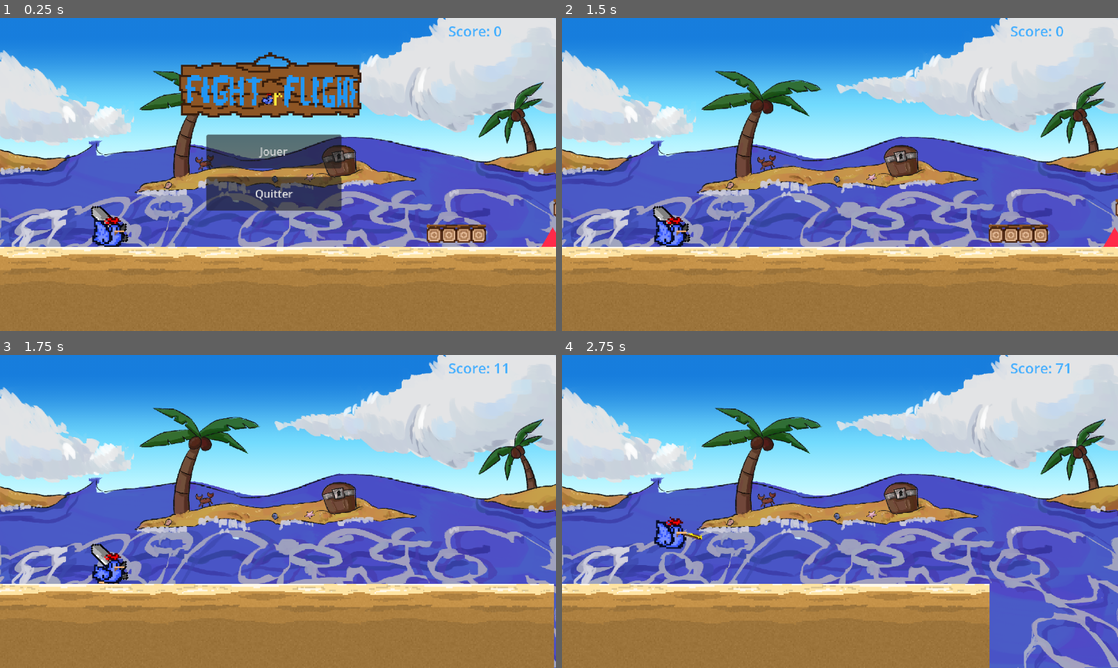
Above: before the commit, frames 1-4 (two rows, left to right).
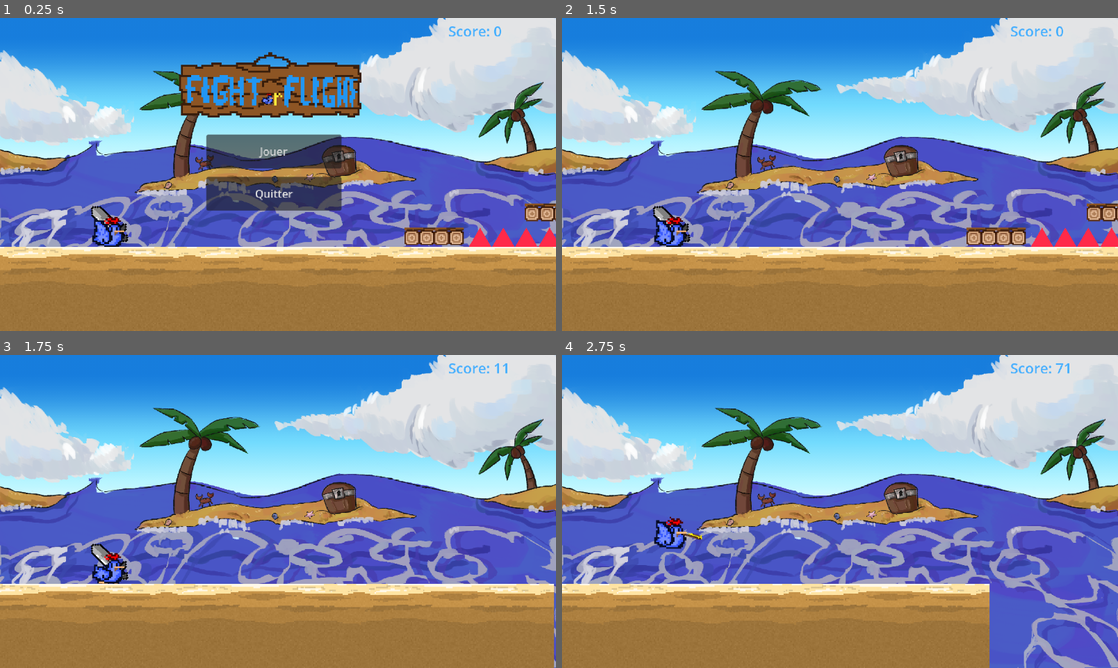
Above: after the commit, the same moments.

Repository: gameking773/FightOrFlightGameJamV
Game: Godot game, scene res://scene/game.tscn
The game is run twice, just before and just after one commit, with the same random seed, the same clock (stepped at 60 frames per second) and the same inputs.
Inputs:
- Up to frame 1 (0.25 s): no input
- Up to frame 2 (1.5 s): click "Jouer" at 0.5 s; tap Enter at 1.25 s; tap W (attack) at 1.35 s
- Up to frame 3 (1.75 s): tap Space (jump) at 1.52 s
- Up to frame 4 (2.75 s): tap E (switch_weapon) at 2.1 s; tap Space (jump) at 2.27 s

The runs differ from the first frame. In frame 1, 1.5% of the frame differs, in the area x 72-100%, y 57-74%; in frame 2, 1.5%; in frame 3, nothing differs; in frame 4, nothing differs.

Commit message:
ajout de nouvelles parcelles

Diff:
--- /dev/null
+++ b/parcelle/sand_parcelle_template10.tscn
@@ -0,0 +1,71 @@
+[gd_scene load_steps=7 format=3 uid="uid://ddrbbmt5a03nc"]
+
+[ext_resource type="Texture2D" uid="uid://bxdp1duccuolm" path="res://texture/texture-sand.png" id="1_72vdx"]
+[ext_resource type="PackedScene" uid="uid://8esgrtfgmebb" path="res://scene/platform.tscn" id="3_h5ey5"]
+[ext_resource type="PackedScene" uid="uid://b5qy1vg1r068x" path="res://scene/spike.tscn" id="3_me8w4"]
+[ext_resource type="PackedScene" uid="uid://c6oq4v6nvex38" path="res://scene/sand_parcelle.tscn" id="4_4ubro"]
+[ext_resource type="PackedScene" uid="uid://iuwkaoutwnvs" path="res://scene/pirate.tscn" id="5_5i48e"]
+
+[sub_resource type="RectangleShape2D" id="RectangleShape2D_wx0f8"]
+size = Vector2(1144, 300)
+
+[node name="sand_parcelle" type="StaticBody2D"]
+position = Vector2(-40, 265)
+
+[node name="Texture-sand" type="Sprite2D" parent="."]
+scale = Vector2(4, 4)
+texture = ExtResource("1_72vdx")
+
+[node name="Texture-sand2" type="Sprite2D" parent="."]
+position = Vector2(572, 0)
+scale = Vector2(4, 4)
+texture = ExtResource("1_72vdx")
+
+[node name="CollisionShape2D" type="CollisionShape2D" parent="."]
+position = Vector2(286, 0)
+shape = SubResource("RectangleShape2D_wx0f8")
+
+[node name="spike" parent="." instance=ExtResource("3_me8w4")]
+position = Vector2(438, -178)
+
+[node name="spike2" parent="." instance=ExtResource("3_me8w4")]
+position = Vector2(372, -178)
+
+[node name="spike3" parent="." instance=ExtResource("3_me8w4")]
+position = Vector2(302, -178)
+
+[node name="spike4" parent="." instance=ExtResource("3_me8w4")]
+position = Vector2(234, -178)
+
+[node name="spike5" parent="." instance=ExtResource("3_me8w4")]
+position = Vector2(505, -178)
+
+[node name="spike6" parent="." instance=ExtResource("3_me8w4")]
+position = Vector2(167, -178)
+
+[node name="spike7" parent="." instance=ExtResource("3_me8w4")]
+position = Vector2(102, -178)
+
+[node name="spike8" parent="." instance=ExtResource("3_me8w4")]
+position = Vector2(38, -178)
+
+[node name="platform" parent="." instance=ExtResource("3_h5ey5")]
+position = Vector2(12, -234)
+scale = Vector2(4, 4)
+
+[node name="platform2" parent="." instance=ExtResource("3_h5ey5")]
+position = Vector2(291, -236)
+scale = Vector2(4, 4)
+
+[node name="sand_parcelle" parent="." instance=ExtResource("4_4ubro")]
+position = Vector2(1140, 0)
+
+[node name="spike9" parent="." instance=ExtResource("3_me8w4")]
+position = Vector2(574, -179)
+
+[node name="platform3" parent="." instance=ExtResource("3_h5ey5")]
+position = Vector2(563, -236)
+scale = Vector2(4, 4)
+
+[node name="pirate" parent="." instance=ExtResource("5_5i48e")]
+position = Vector2(1247, -203)
--- /dev/null
+++ b/parcelle/sand_parcelle_template7.tscn
@@ -0,0 +1,78 @@
+[gd_scene load_steps=9 format=3 uid="uid://y4h7p5icujhs"]
+
+[ext_resource type="Texture2D" uid="uid://bxdp1duccuolm" path="res://texture/texture-sand.png" id="1_m0fso"]
+[ext_resource type="PackedScene" uid="uid://bqkfee7tir1ia" path="res://scene/knight.tscn" id="2_o65ws"]
+[ext_resource type="PackedScene" uid="uid://b5qy1vg1r068x" path="res://scene/spike.tscn" id="3_mvlgk"]
+[ext_resource type="PackedScene" uid="uid://c6oq4v6nvex38" path="res://scene/sand_parcelle.tscn" id="4_b5r2u"]
+[ext_resource type="PackedScene" path="res://scene/sand_parcelle_template.tscn" id="5_782t4"]
+[ext_resource type="PackedScene" uid="uid://8esgrtfgmebb" path="res://scene/platform.tscn" id="6_14xrc"]
+[ext_resource type="PackedScene" uid="uid://iuwkaoutwnvs" path="res://scene/pirate.tscn" id="7_chhr5"]
+
+[sub_resource type="RectangleShape2D" id="RectangleShape2D_wx0f8"]
+size = Vector2(1144, 300)
+
+[node name="sand_parcelle" type="StaticBody2D"]
+position = Vector2(-40, 265)
+
+[node name="Texture-sand" type="Sprite2D" parent="."]
+scale = Vector2(4, 4)
+texture = ExtResource("1_m0fso")
+
+[node name="Texture-sand2" type="Sprite2D" parent="."]
+position = Vector2(572, 0)
+scale = Vector2(4, 4)
+texture = ExtResource("1_m0fso")
+
+[node name="CollisionShape2D" type="CollisionShape2D" parent="."]
+position = Vector2(286, 0)
+shape = SubResource("RectangleShape2D_wx0f8")
+
+[node name="knight" parent="." instance=ExtResource("2_o65ws")]
+position = Vector2(538, -200)
+
+[node name="spike" parent="." instance=ExtResource("3_mvlgk")]
+position = Vector2(267, -180)
+
+[node name="sand_parcelle" parent="." instance=ExtResource("4_b5r2u")]
+position = Vector2(1144, 1)
+
+[node name="sand_parcelle2" parent="." instance=ExtResource("5_782t4")]
+position = Vector2(1714, 1)
+
+[node name="platform" parent="." instance=ExtResource("6_14xrc")]
+position = Vector2(746, -236)
+scale = Vector2(4, 4)
+
+[node name="platform" parent="platform" instance=ExtResource("6_14xrc")]
+position = Vector2(764, -235)
+scale = Vector2(4, 4)
+
+[node name="platform2" parent="." instance=ExtResource("6_14xrc")]
+position = Vector2(1093, -240)
+scale = Vector2(4, 4)
+
+[node name="spike2" parent="." instance=ExtResource("3_mvlgk")]
+position = Vector2(857, -180)
+
+[node name="spike3" parent="." instance=ExtResource("3_mvlgk")]
+position = Vector2(920, -180)
+
+[node name="spike4" parent="." instance=ExtResource("3_mvlgk")]
+position = Vector2(983, -180)
+
+[node name="platform3" parent="." instance=ExtResource("6_14xrc")]
+position = Vector2(1271, -240)
+scale = Vector2(4, 4)
+
+[node name="platform4" parent="." instance=ExtResource("6_14xrc")]
+position = Vector2(1449, -240)
+scale = Vector2(4, 4)
+
+[node name="pirate" parent="." instance=ExtResource("7_chhr5")]
+position = Vector2(1497, -318)
+
+[node name="knight2" parent="." instance=ExtResource("2_o65ws")]
+position = Vector2(2471, -204)
+
+[node name="pirate2" parent="." instance=ExtResource("7_chhr5")]
+position = Vector2(2248, -201)
--- /dev/null
+++ b/parcelle/sand_parcelle_template8.tscn
@@ -0,0 +1,30 @@
+[gd_scene load_steps=5 format=3 uid="uid://dd7h0nk327efo"]
+
+[ext_resource type="Texture2D" uid="uid://bxdp1duccuolm" path="res://texture/texture-sand.png" id="1_f48b4"]
+[ext_resource type="PackedScene" uid="uid://b5qy1vg1r068x" path="res://scene/spike.tscn" id="3_1trc0"]
+[ext_resource type="PackedScene" uid="uid://iuwkaoutwnvs" path="res://scene/pirate.tscn" id="3_3ugjr"]
+
+[sub_resource type="RectangleShape2D" id="RectangleShape2D_wx0f8"]
+size = Vector2(1144, 300)
+
+[node name="sand_parcelle" type="StaticBody2D"]
+position = Vector2(-40, 265)
+
+[node name="Texture-sand" type="Sprite2D" parent="."]
+scale = Vector2(4, 4)
+texture = ExtResource("1_f48b4")
+
+[node name="Texture-sand2" type="Sprite2D" parent="."]
+position = Vector2(572, 0)
+scale = Vector2(4, 4)
+texture = ExtResource("1_f48b4")
+
+[node name="CollisionShape2D" type="CollisionShape2D" parent="."]
+position = Vector2(286, 0)
+shape = SubResource("RectangleShape2D_wx0f8")
+
+[node name="spike" parent="." instance=ExtResource("3_1trc0")]
+position = Vector2(498, -177)
+
+[node name="pirate" parent="." instance=ExtResource("3_3ugjr")]
+position = Vector2(790, -200)
--- /dev/null
+++ b/parcelle/sand_parcelle_template9.tscn
@@ -0,0 +1,72 @@
+[gd_scene load_steps=8 format=3 uid="uid://dnc2icg1isxha"]
+
+[ext_resource type="Texture2D" uid="uid://bxdp1duccuolm" path="res://texture/texture-sand.png" id="1_rdcs3"]
+[ext_resource type="PackedScene" path="res://scene/sand_parcelle_template.tscn" id="2_h34p0"]
+[ext_resource type="PackedScene" uid="uid://b5qy1vg1r068x" path="res://scene/spike.tscn" id="2_ufq8e"]
+[ext_resource type="PackedScene" uid="uid://iuwkaoutwnvs" path="res://scene/pirate.tscn" id="3_me0ym"]
+[ext_resource type="PackedScene" uid="uid://8esgrtfgmebb" path="res://scene/platform.tscn" id="4_n26by"]
+[ext_resource type="PackedScene" uid="uid://bqkfee7tir1ia" path="res://scene/knight.tscn" id="6_wfh2l"]
+
+[sub_resource type="RectangleShape2D" id="RectangleShape2D_wx0f8"]
+size = Vector2(1144, 300)
+
+[node name="sand_parcelle" type="StaticBody2D"]
+position = Vector2(-40, 265)
+
+[node name="Texture-sand" type="Sprite2D" parent="."]
+scale = Vector2(4, 4)
+texture = ExtResource("1_rdcs3")
+
+[node name="Texture-sand2" type="Sprite2D" parent="."]
+position = Vector2(572, 0)
+scale = Vector2(4, 4)
+texture = ExtResource("1_rdcs3")
+
+[node name="CollisionShape2D" type="CollisionShape2D" parent="."]
+position = Vector2(286, 0)
+shape = SubResource("RectangleShape2D_wx0f8")
+
+[node name="sand_parcelle" parent="." instance=ExtResource("2_h34p0")]
+position = Vector2(1138, -1)
+
+[node name="spike" parent="." instance=ExtResource("2_ufq8e")]
+position = Vector2(461, -178)
+
+[node name="spike2" parent="." instance=ExtResource("2_ufq8e")]
+position = Vector2(529, -178)
+
+[node name="spike3" parent="." instance=ExtResource("2_ufq8e")]
+position = Vector2(596, -178)
+
+[node name="platform" parent="." instance=ExtResource("4_n26by")]
+position = Vector2(450, -243)
+scale = Vector2(4, 4)
+
+[node name="platform2" parent="." instance=ExtResource("4_n26by")]
+position = Vector2(712, -239)
+scale = Vector2(4, 4)
+
+[node name="platform3" parent="." instance=ExtResource("4_n26by")]
+position = Vector2(990, -305)
+scale = Vector2(4, 4)
+
+[node name="platform4" parent="." instance=ExtResource("4_n26by")]
+position = Vector2(1165, -304)
+scale = Vector2(4, 4)
+
+[node name="platform5" parent="." instance=ExtResource("4_n26by")]
+position = Vector2(1338, -303)
+scale = Vector2(4, 4)
+
+[node name="pirate" parent="." instance=ExtResource("3_me0ym")]
+position = Vector2(1408, -202)
+
+[node name="knight" parent="." instance=ExtResource("6_wfh2l")]
+position = Vector2(1558, -380)
+
+[node name="spike4" parent="." instance=ExtResource("2_ufq8e")]
+position = Vector2(1406, -360)
+
+[node name="platform6" parent="." instance=ExtResource("4_n26by")]
+position = Vector2(1518, -304)
+scale = Vector2(4, 4)
--- a/script/terrain_gen.gd
+++ b/script/terrain_gen.gd
@@ -5,7 +5,7 @@
 @export var parcelleCount:int = 0
 
 func creerParcelle() -> void: # Note : Chaque parcelle est espacé de 570 sur l'axe x, x2 = 1140, l'axe y n'aura pas besoin d'être modifié
-	var randomNum = rng.randi_range(0,6)
+	var randomNum = rng.randi_range(0,10)
 	var parcelleChoosen = "res://parcelle/sand_parcelle_template" + str(randomNum) + ".tscn"
 
 	var parcelle = load(parcelleChoosen)
